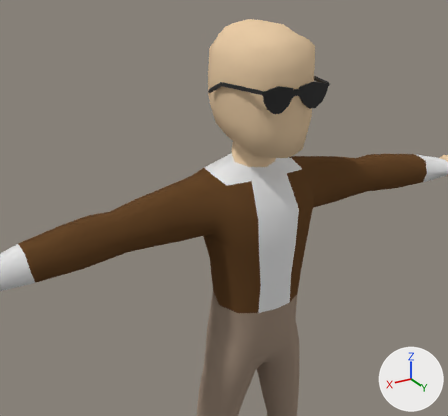
A saved change to the Blender file BlenderModels/KennifiedPlayerModel.blend.
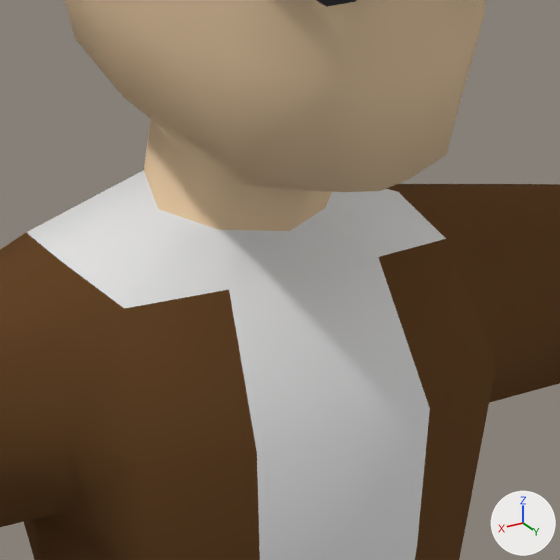
Old and new are each drawn from a 50 mm lens placed at (0.61, 0.926, 1.372), pointed at (0.083, 0.048, 0.933) and again close up on the part from 44% to 74% of the width and 27% to 59% of the height. Every picture has the same lights, and +X, +Y and +Z are marked at lower right. The older version's two pictures come first.

Objects in the first close-up: 'characterLargeFemale' and 1 more.
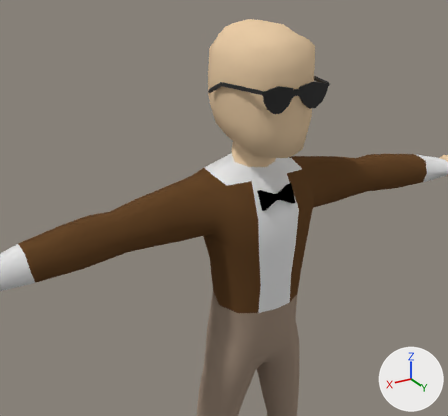
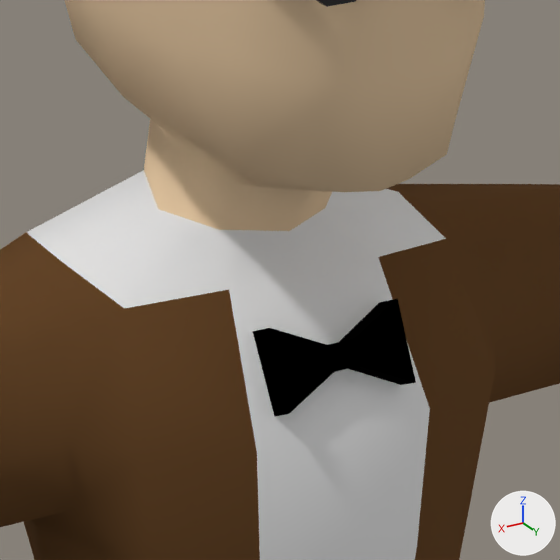
Commit message: Every spy needs a bowtie

Boxes (x1, y1, x2, y2) around the edits, measured in the close-ups (560 x 560 px):
'BowTie', added (black): after (253, 299, 416, 416)

Diff of the bpy script that builds the scene:
```diff
--- a/BlenderModels/KennifiedPlayerModel.blend.py
+++ b/BlenderModels/KennifiedPlayerModel.blend.py
@@ mat_bowtie @@
+mat_bowtie = principled_material('BowTie')
+mat_bowtie.base_color = (0.0, 0.0, 0.0)  # black #000000
+mat_bowtie.metallic = 0.0622
+mat_bowtie.roughness = 0.987
+mat_bowtie.specular_ior_level = 0.0
@@ me_cube_001 @@
+me_cube_001.from_pydata([(-0.69, -1.0, -1.0), (-0.69, -1.0, 1.0), (-0.69, 1.0, -1.0), (-0.69, 1.0, 1.0), (0.0, -1.0, -1.0), (0.0, -1.0, 1.0), (0.0, 1.0, -1.0), (0.0, 1.0, 1.0), (-3.49, 1.0, -3.19), (-3.49, -1.0, -3.19), (-3.49, -1.0, 3.19), (-3.49, 1.0, 3.19)], [], [(3, 2, 8, 11), (2, 3, 7, 6), (6, 7, 5, 4), (4, 5, 1, 0), (2, 6, 4, 0), (7, 3, 1, 5), (9, 10, 11, 8), (0, 1, 10, 9), (1, 3, 11, 10), (2, 0, 9, 8)])
+me_cube_001.materials.append(mat_bowtie)  # black #000000
@@ ob_bowtie @@
+ob_bowtie = bpy.data.objects.new('BowTie', me_cube_001)
+ob_bowtie.location = (0.0, 0.0893, 0.9509)
+ob_bowtie.rotation_euler = (0.436, 0.0, 0.0)  # degrees (25, 0, 0)
+ob_bowtie.scale = (0.00938, 0.00938, 0.00573)
+_m = ob_bowtie.modifiers.new('Mirror', 'MIRROR')
```
